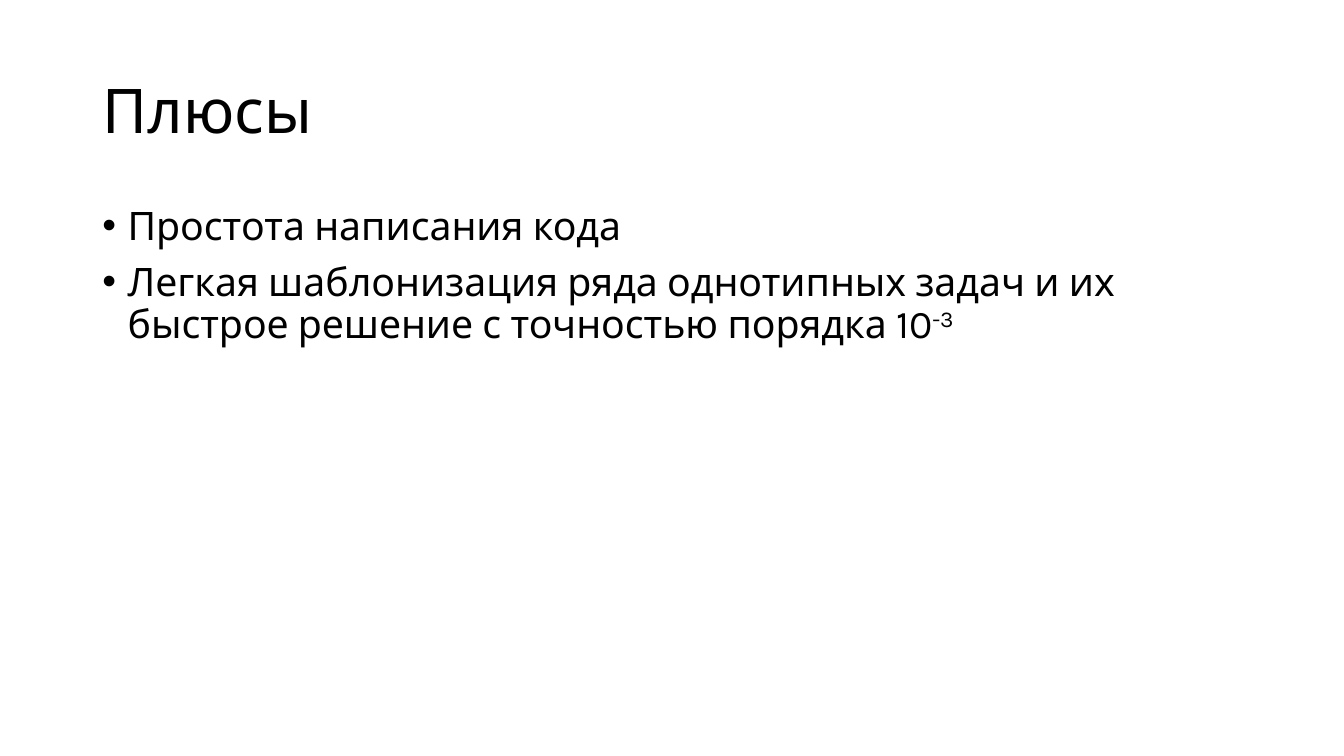
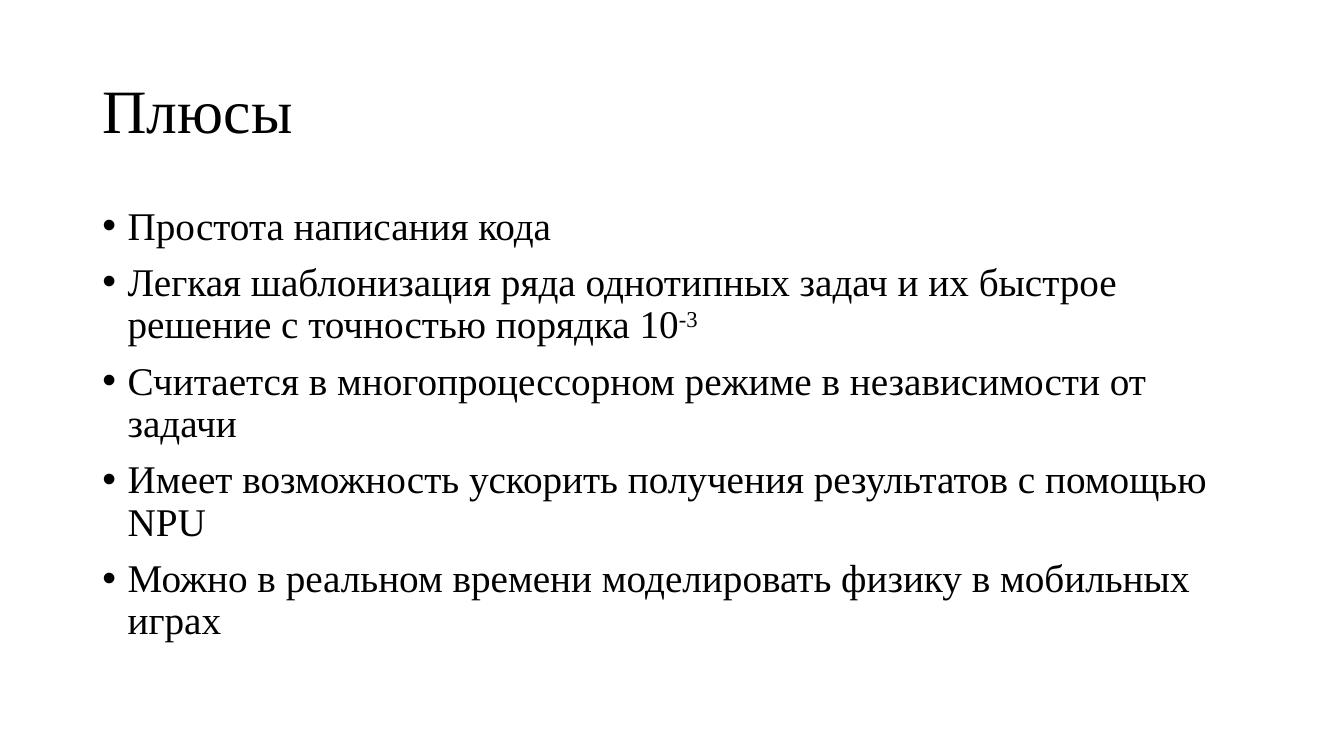
Before and after one commit to Ygrik2003/PINN_GL, a slide deck: slide 5 of src_latex/present.pptx. Drawn at 1344x756 pixels with LibreOffice and Linux fonts; fonts in the diff are those of the drawing. Boxes give left, top, right and bottom in pixels: in the first picture for what was removed or moved away, otherwise in the second. Text is boxed around its words. In the diff, an @@ line names an element or a change of style, - is before the commit and + after.

```diff
--- a/src_latex/present.pptx
+++ b/src_latex/present.pptx
@@ title "Плюсы" at <box>102,92,292,134</box>: font Karla to Times New Roman @@
@@ text at <box>128,214,1117,346</box>: font Karla to Times New Roman in "Простота написания кода", "Легкая шаблонизация ряда однотипных задач и их ..." @@
@@ text at <box>128,369,1206,642</box>: paragraphs added @@
+• Считается в многопроцессорном режиме в независимости от задачи
+• Имеет возможность ускорить получения результатов с помощью NPU
+• Можно в реальном времени моделировать физику в мобильных играх
```
Also in this commit, not shown: 4 other slides changed, 6 slides added.
